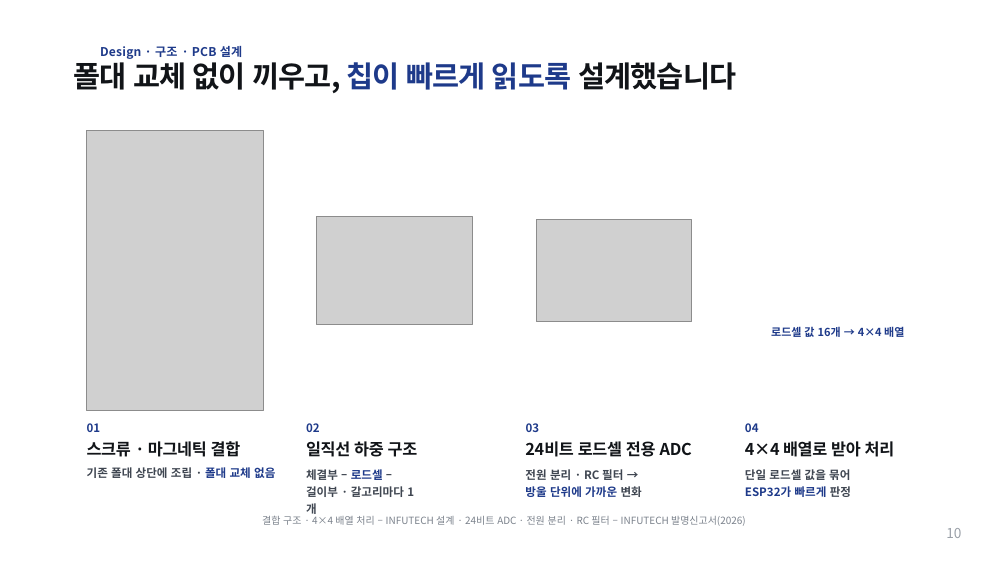
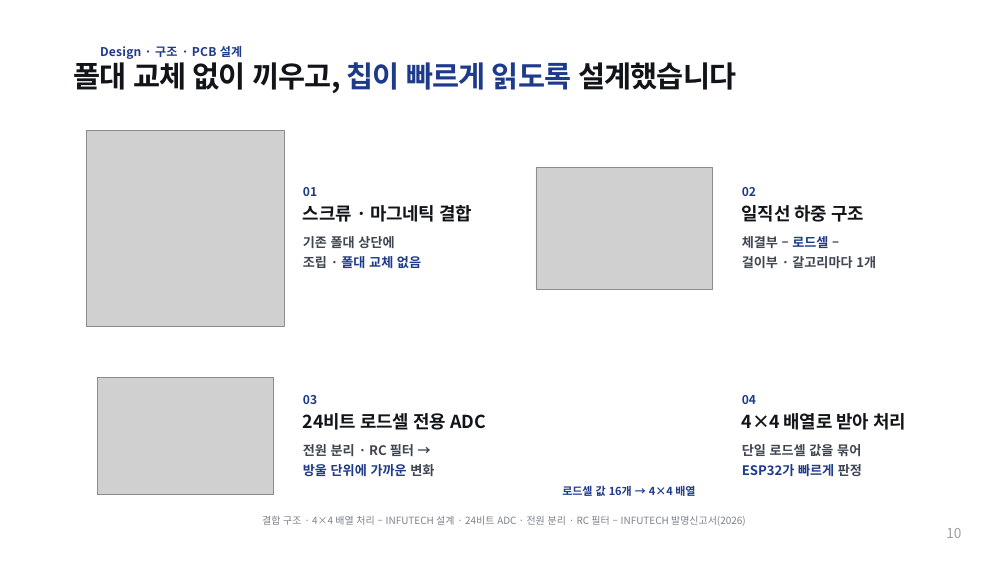
Before and after one commit to yhkwon2004/pet_test, a slide deck: slide 10 of capstone/export/INFUTECH_2026캡스톤디자인_편집형.pptx. Drawn at 1008x567 pixels with LibreOffice and Linux fonts; fonts in the diff are those of the drawing; grey boxes stand for pictures; background and template pictures are left out. Boxes give left, top, right and bottom in pixels: in the first picture for what was removed or moved away, otherwise in the second. Text is boxed around its words. In the diff, an @@ line names an element or a change of style, - is before the commit and + after.

```diff
--- a/capstone/export/INFUTECH_2026캡스톤디자인_편집형.pptx
+++ b/capstone/export/INFUTECH_2026캡스톤디자인_편집형.pptx
@@ picture: place and size @@
-picture at <box>87,130,263,411</box>
+picture at <box>87,130,284,326</box>
@@ picture: place and size @@
-picture at <box>317,217,473,324</box>
+picture at <box>536,167,712,290</box>
@@ text "01": place and size @@
-text "01" at <box>87,423,101,432</box>
+text "01" at <box>303,187,317,196</box>
@@ text "스크류 · 마그네틱 결합": place and size @@
-text "스크류 · 마그네틱 결합" at <box>87,441,241,457</box>
+text "스크류 · 마그네틱 결합" at <box>303,205,473,222</box>
@@ text "02": place and size @@
-text "02" at <box>306,423,320,432</box>
+text "02" at <box>742,187,756,196</box>
@@ text "일직선 하중 구조": place and size @@
-text "일직선 하중 구조" at <box>306,441,418,457</box>
+text "일직선 하중 구조" at <box>742,205,865,222</box>
@@ text "기존 폴대 상단에 조립 · ...": place and size @@
-text "기존 폴대 상단에 조립 · ..." at <box>87,467,275,478</box>
+text "기존 폴대 상단에 조립 · ..." at <box>303,236,421,268</box>
@@ text "기존 폴대 상단에 조립 · ..." at <box>303,236,421,268</box>: size 11 to 12.5 pt; line spacing 1 to 18.7pt @@
@@ text "체결부 – 로드셀 – 걸이부 ...": place and size @@
-text "체결부 – 로드셀 – 걸이부 ..." at <box>306,469,404,497</box>
+text "체결부 – 로드셀 – 걸이부 ..." at <box>742,236,876,268</box>
@@ picture: place and size @@
-picture at <box>536,219,692,321</box>
+picture at <box>97,378,273,495</box>
@@ size 11 to 11.5 pt in 4 elements at <box>742,395,756,404</box>, <box>303,187,317,196</box>, <box>742,187,756,196</box>, <box>303,395,317,404</box> @@
@@ size 15.5 to 17 pt in 4 elements at <box>742,413,907,430</box>, <box>303,205,473,222</box>, <box>742,205,865,222</box>, <box>303,413,486,430</box> @@
@@ text "03": place and size @@
-text "03" at <box>526,423,540,432</box>
+text "03" at <box>303,395,317,404</box>
@@ text "24비트 로드셀 전용 ADC": place and size @@
-text "24비트 로드셀 전용 ADC" at <box>525,441,692,457</box>
+text "24비트 로드셀 전용 ADC" at <box>303,413,486,430</box>
@@ text "04": place and size @@
-text "04" at <box>745,423,759,432</box>
+text "04" at <box>742,395,756,404</box>
@@ text "4×4 배열로 받아 처리": place and size @@
-text "4×4 배열로 받아 처리" at <box>745,441,895,457</box>
+text "4×4 배열로 받아 처리" at <box>742,413,907,430</box>
@@ size 11 to 12.5 pt; line spacing 15.9pt to 18.7pt in 3 elements at <box>742,444,862,476</box>, <box>742,236,876,268</box>, <box>303,444,434,476</box> @@
@@ text "전원 분리 · RC 필터 ...": place and size @@
-text "전원 분리 · RC 필터 ..." at <box>525,469,642,497</box>
+text "전원 분리 · RC 필터 ..." at <box>303,444,434,476</box>
@@ text "단일 로드셀 값을 묶어 ESP32가 ...": place and size @@
-text "단일 로드셀 값을 묶어 ESP32가 ..." at <box>745,469,851,497</box>
+text "단일 로드셀 값을 묶어 ESP32가 ..." at <box>742,444,862,476</box>
@@ text "로드셀 값 16개 → 4×4 ..." rewrapped from <box>771,324,904,339</box> to <box>562,485,695,496</box> @@
```
Also in this commit, not shown: 3 other slides changed, 4 other files.
